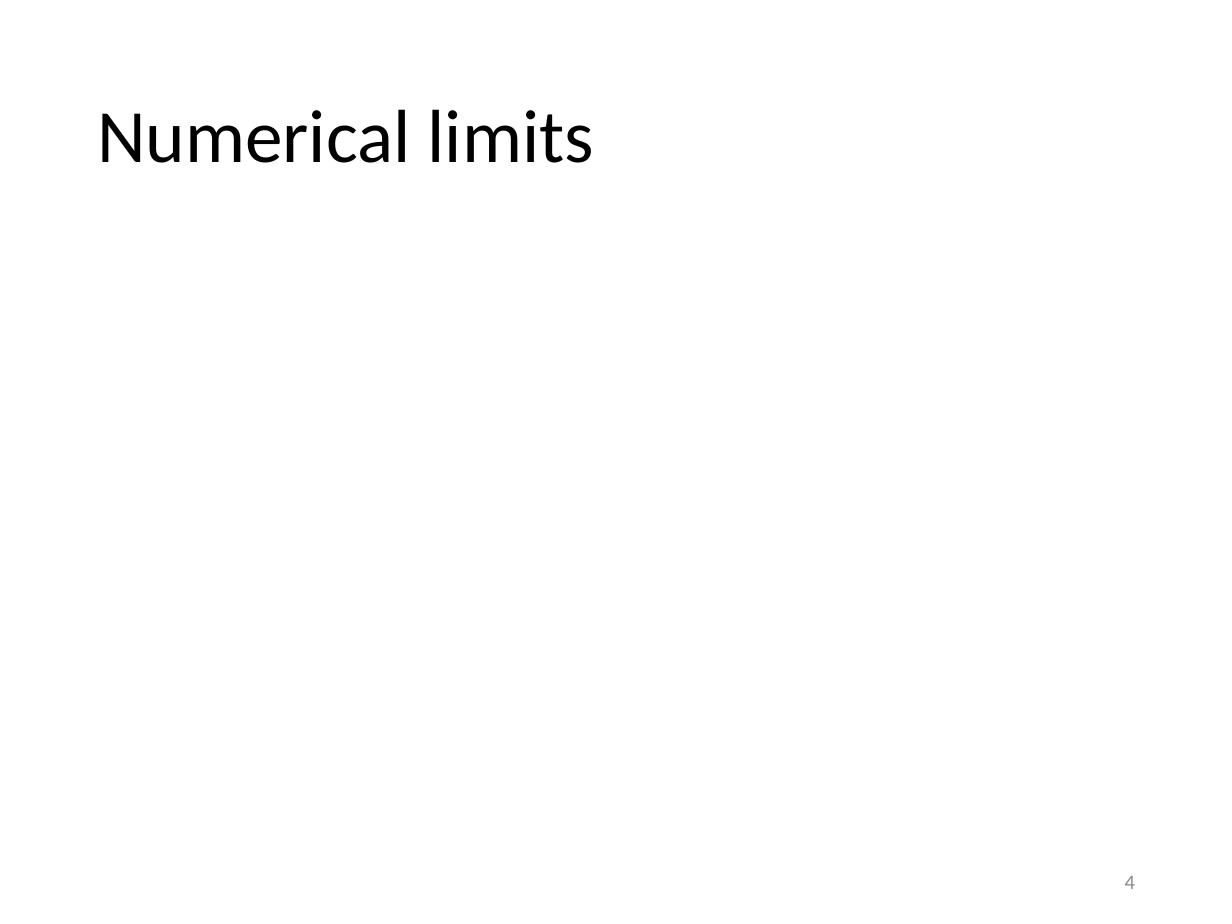
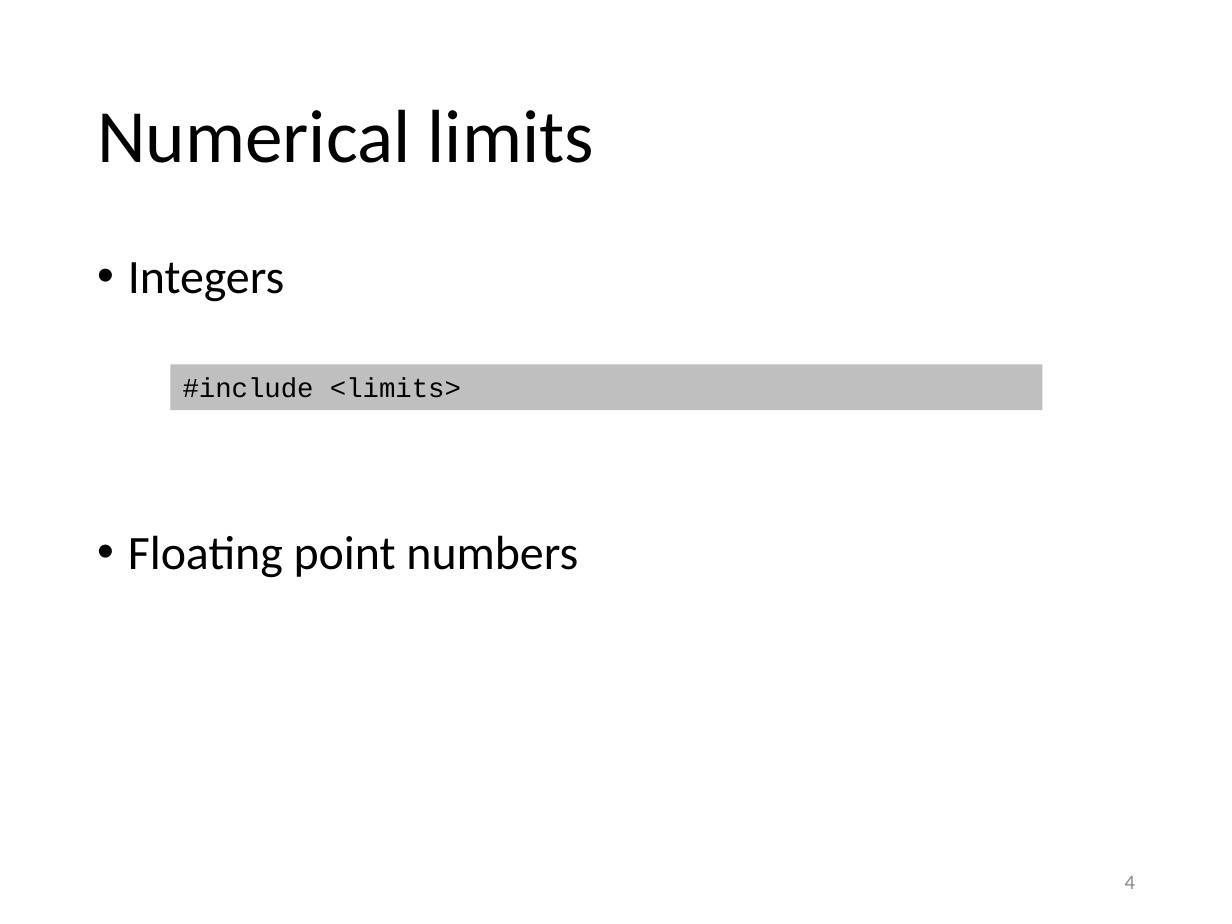
Before and after one commit to gjbex/training-material, a slide deck: slide 4 of CPlusPlus/12_essential_cpp_numerics.pptx. Drawn at 1232x924 pixels with LibreOffice and Linux fonts; fonts in the diff are those of the drawing. Boxes give left, top, right and bottom in pixels: in the first picture for what was removed or moved away, otherwise in the second. Text is boxed around its words. In the diff, an @@ line names an element or a change of style, - is before the commit and + after.

Commit message:
Added slide on numerical limits

```diff
--- a/CPlusPlus/12_essential_cpp_numerics.pptx
+++ b/CPlusPlus/12_essential_cpp_numerics.pptx
@@ text added at [128, 262, 578, 578], 28 pt, text #000000 @@
+• Integers
+• Floating point numbers
@@ rectangle added at [170, 365, 1042, 410], fill #BFBFBF, 16 pt, text #000000 @@
+#include <limits>
```
